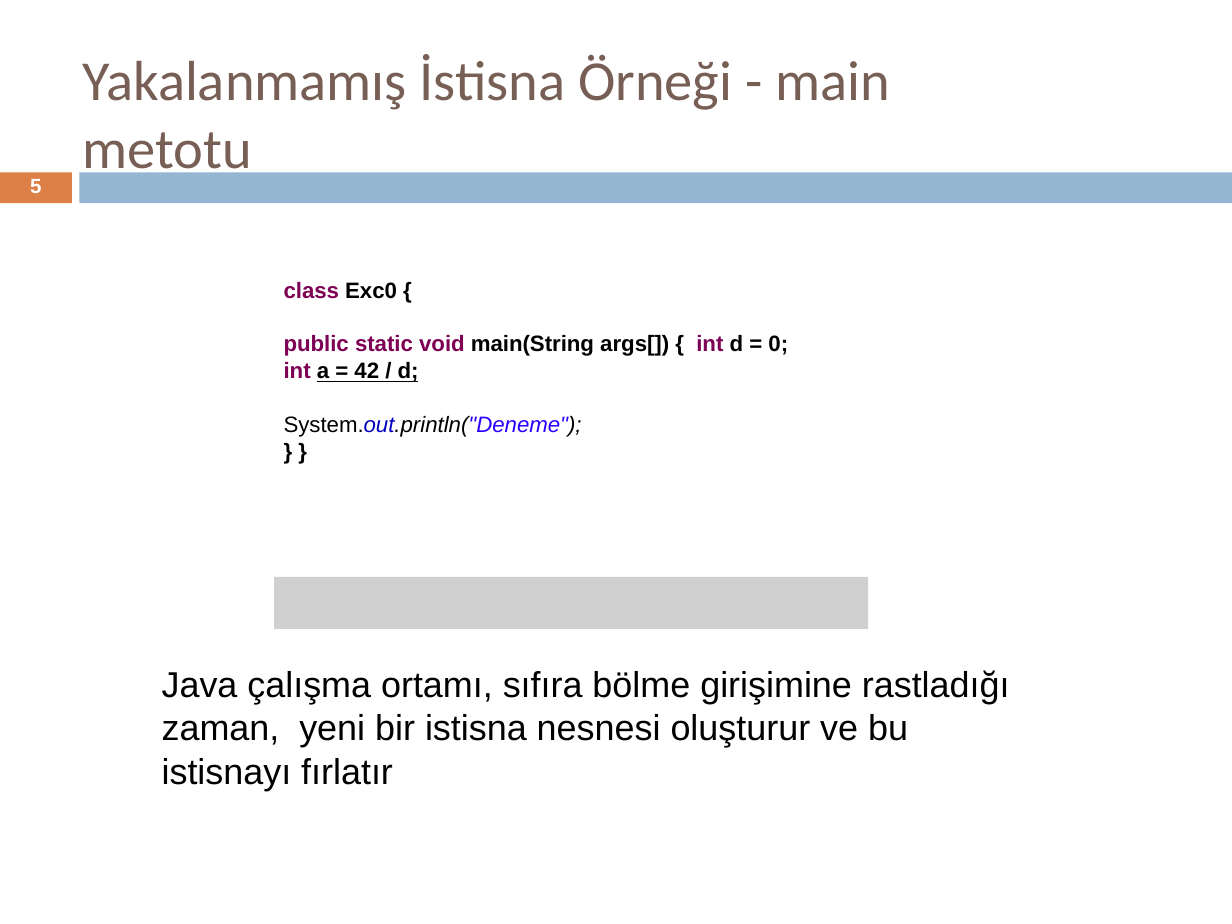
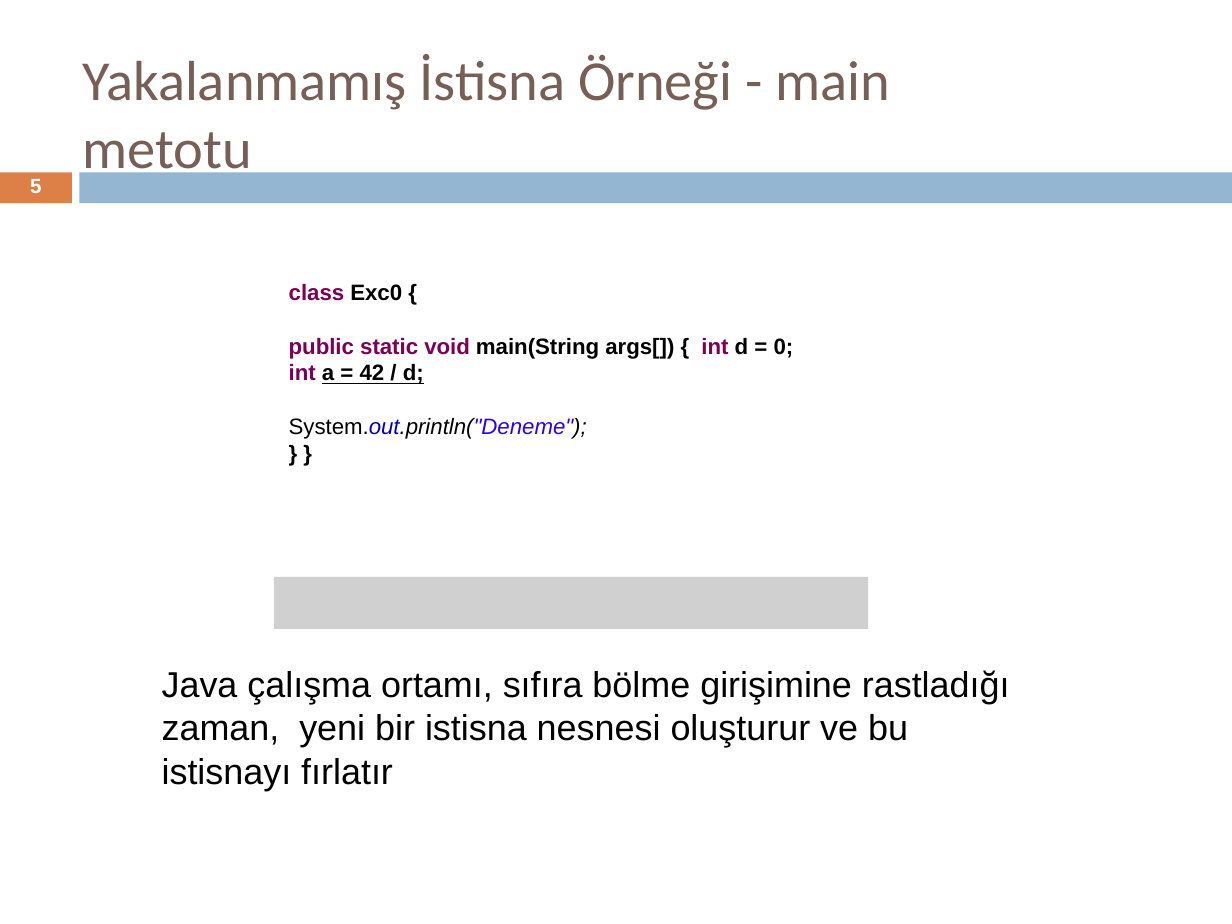
Before and after one commit to handanyarici/Medipol_OOP_2020, a slide deck: slide 5 of 6- Exceptions and File IO/Exceptions_FileIO.ppt. Drawn at 1232x924 pixels with LibreOffice and Linux fonts; fonts in the diff are those of the drawing; grey boxes stand for pictures. Boxes give left, top, right and bottom in pixels: in the first picture for what was removed or moved away, otherwise in the second. Text is boxed around its words. In the diff, an @@ line names an element or a change of style, - is before the commit and + after.

```diff
--- a/6- Exceptions and File IO/Exceptions_FileIO.ppt
+++ b/6- Exceptions and File IO/Exceptions_FileIO.ppt
@@ text "class Exc0 {" moved from (x1=284, y1=282, x2=788, y2=437) to (x1=289, y1=284, x2=794, y2=439) @@
```
Also in this commit, not shown: 1 other slide changed, 16 other files.
